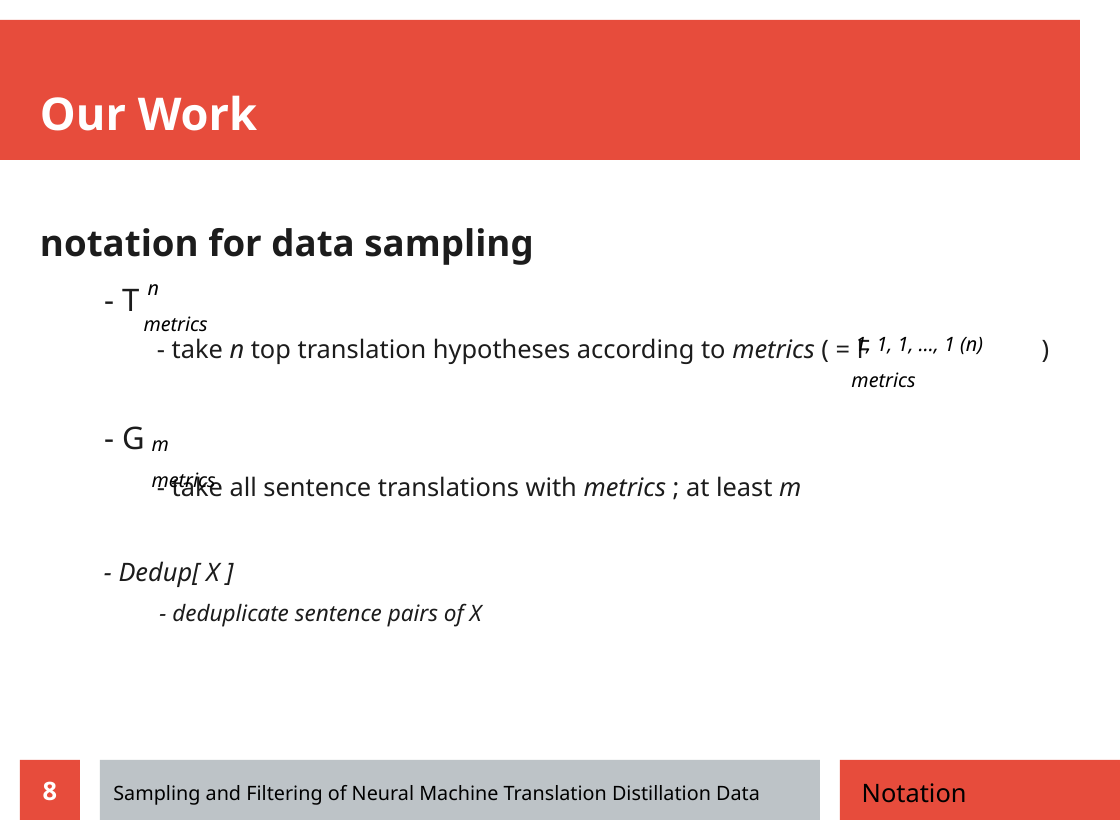
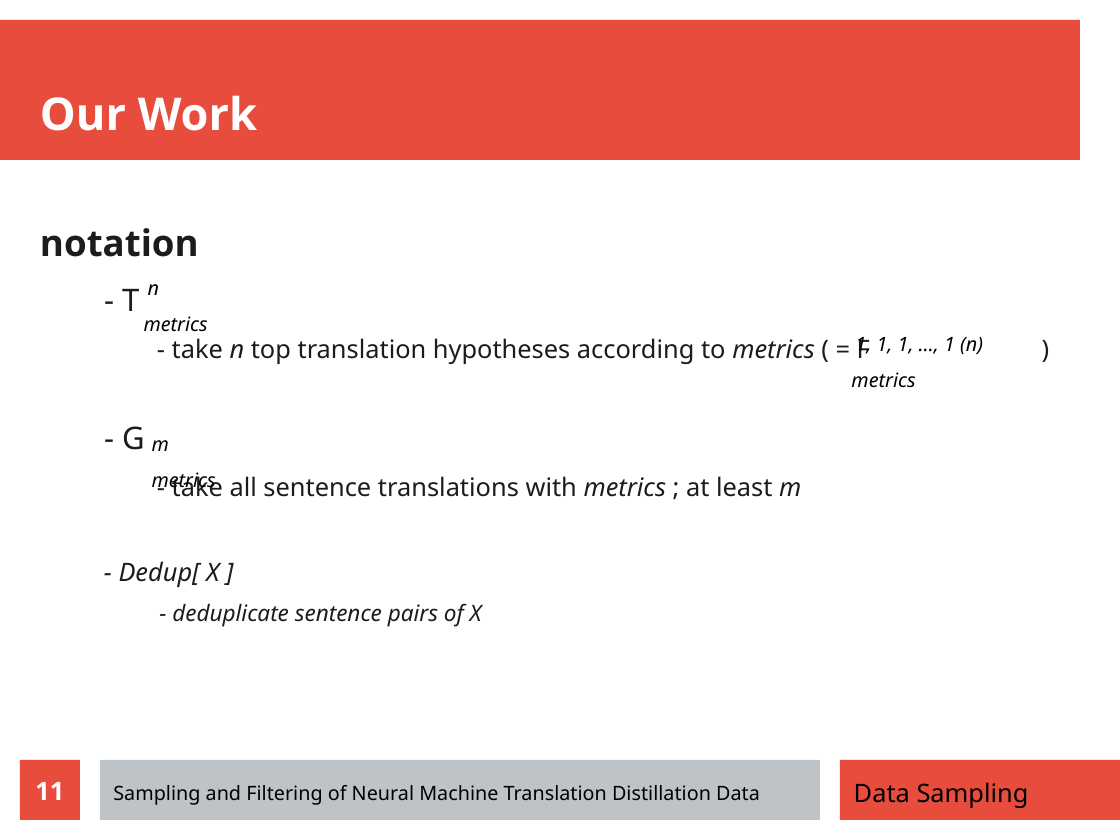
Before and after one commit to zouharvi/reference-mt-distill, a slide deck: slide 11 of meta/final_presentation.odp (slide 8 before the commit). Drawn at 1120x840 pixels with LibreOffice and Linux fonts; fonts in the diff are those of the drawing. Boxes give left, top, right and bottom in pixels: in the first picture for what was removed or moved away, otherwise in the second. Text is boxed around its words. In the diff, an @@ line names an element or a change of style, - is before the commit and + after.

```diff
--- a/meta/final_presentation.odp
+++ b/meta/final_presentation.odp
@@ text at <box>40,228,199,257</box>: text changed @@
-notation for data sampling
+notation
@@ page number at <box>35,782,64,800</box>: text changed @@
-8
+11
@@ text at <box>854,782,1029,808</box>: text changed @@
-Notation
+Data Sampling
```
Also in this commit, not shown: 14 other slides changed, 5 slides added.
